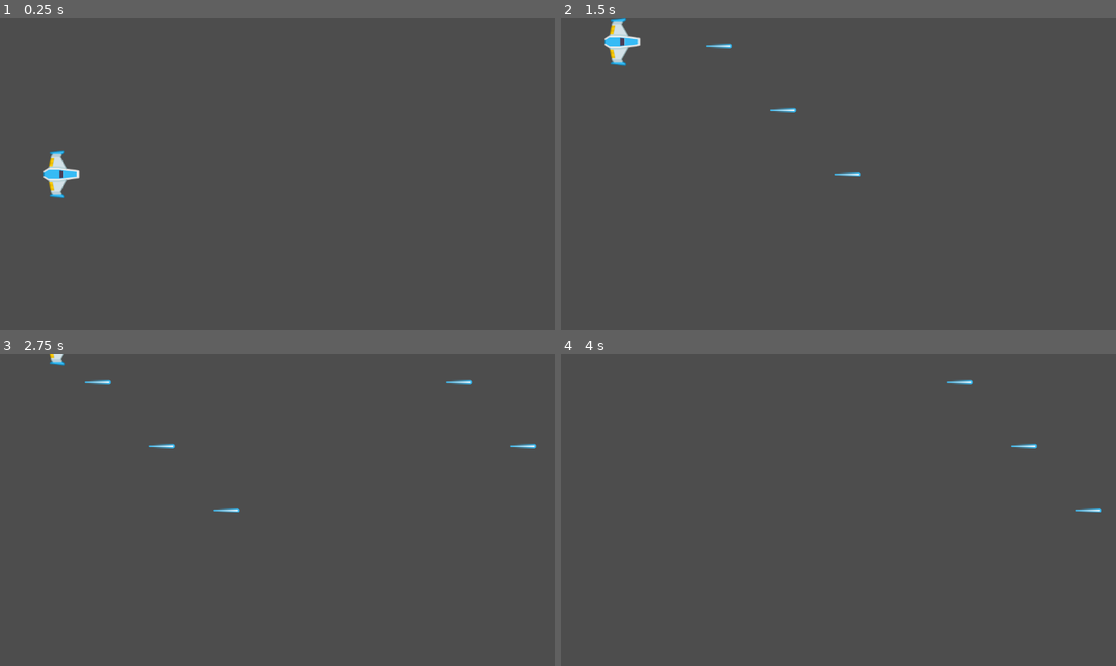
Above: before the commit, frames 1-4 (two rows, left to right).
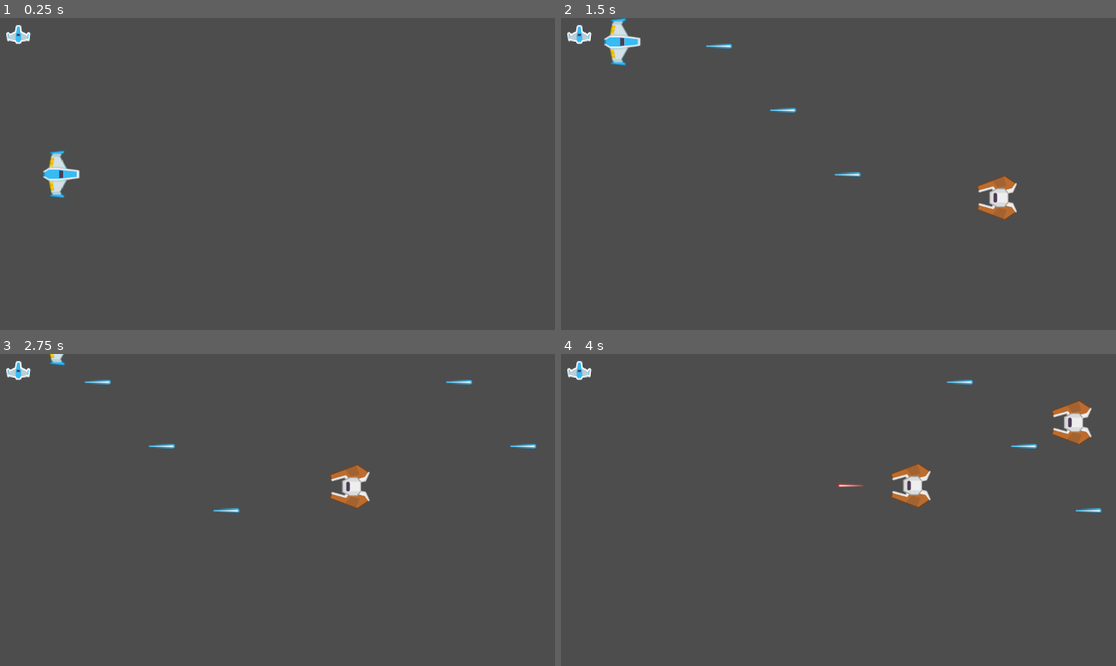
Above: after the commit, the same moments.

Repository: devlup-fsu/your-first-game-fall-2023
Game: Godot game, scene res://main.tscn
Same seed, same stepped clock (60 frames per second), same inputs: the game is played once before the commit and once after it.
Inputs:
- Up to frame 1 (0.25 s): no input
- Up to frame 2 (1.5 s): tap Enter at 0.5 s; hold Up (player_up) 0.53-1.28 s; hold Space (player_shoot) 0.53-1.28 s; hold Down (player_down) from 1.28 s (still down); tap Space (player_shoot) at 1.35 s
- Up to frame 3 (2.75 s): release Down (player_down) at 2.03 s; hold Up (player_up) from 2.03 s (still down); hold Space (player_shoot) from 2.03 s (still down)
- Up to frame 4 (4 s): release Space (player_shoot) at 2.78 s; tap Space (player_shoot) at 2.85 s; release Up (player_up) at 3.53 s; hold Down (player_down) from 3.53 s (still down); hold Space (player_shoot) from 3.53 s (still down)

The runs differ from the first frame. In frame 1, 0.2% of the frame differs, in the area x 1-6%, y 2-9%; in frame 2, 0.8%; in frame 3, 0.8%; in frame 4, 1.5%, in the area x 1-96%, y 2-50%.

Commit message:
Enemy, enemy spawning

Diff:
--- /dev/null
+++ b/enemy/enemy.gd
@@ -0,0 +1,43 @@
+extends CharacterBody2D
+
+const LASER_SCENE = preload("res://laser/enemy_laser.tscn")
+
+@export var MAX_HEALTH = 5
+
+var health = MAX_HEALTH
+
+@export var SPEED = 150.0
+@onready var spawn_goal = position.x - randi_range(300, 1000)
+
+var spawning = true
+var attacking = false
+var moving_up = randi() % 2
+
+func _physics_process(delta):
+    if spawning:
+        position.x = move_toward(position.x, spawn_goal, SPEED * 2 * delta)
+        if position.x == spawn_goal:
+            spawning = false
+    elif not attacking:
+        var move_goal = Globals.MAX_HEIGHT if moving_up else Globals.MIN_HEIGHT
+        position.y = move_toward(position.y, move_goal, SPEED * delta)
+        if position.y == Globals.MAX_HEIGHT:
+            moving_up = false
+        elif position.y == Globals.MIN_HEIGHT:
+            moving_up = true
+
+        if randi_range(0, 100) == 0:
+            attacking = true
+            $ShootDelay.start(1)
+            await $ShootDelay.timeout
+
+            Globals.spawn_laser(LASER_SCENE, global_position, -90)
+
+            $ShootDelay.start(1)
+            await $ShootDelay.timeout
+            attacking = false
+
+func damage():
+    health = health - 1
+    if health <= 0:
+        queue_free()
--- a/enemy/enemy.tscn
+++ b/enemy/enemy.tscn
@@ -1,8 +1,23 @@
-[gd_scene load_steps=2 format=3 uid="uid://b6xeuixe11bqt"]
+[gd_scene load_steps=4 format=3 uid="uid://b6xeuixe11bqt"]
 
 [ext_resource type="Texture2D" uid="uid://d1aci3ip8hvws" path="res://enemy/enemy.png" id="1_7tf10"]
+[ext_resource type="Script" path="res://enemy/enemy.gd" id="1_om0w1"]
+
+[sub_resource type="CapsuleShape2D" id="CapsuleShape2D_mcul1"]
+radius = 40.0
+height = 90.0
 
 [node name="enemy" type="CharacterBody2D"]
+collision_layer = 2
+collision_mask = 0
+script = ExtResource("1_om0w1")
 
 [node name="Sprite2D" type="Sprite2D" parent="."]
 texture = ExtResource("1_7tf10")
+
+[node name="CollisionShape2D" type="CollisionShape2D" parent="."]
+position = Vector2(4, 0)
+shape = SubResource("CapsuleShape2D_mcul1")
+
+[node name="ShootDelay" type="Timer" parent="."]
+one_shot = true
--- /dev/null
+++ b/enemy/enemy_spawner.gd
@@ -0,0 +1,11 @@
+extends Timer
+
+const ENEMY_SCENE = preload("res://enemy/enemy.tscn")
+
+func _physics_process(delta):
+    if is_stopped():
+        var enemy = ENEMY_SCENE.instantiate()
+        enemy.position.x = 1350
+        enemy.position.y = randi_range(Globals.MIN_HEIGHT, Globals.MAX_HEIGHT)
+        add_child(enemy)
+        start(3)
--- a/globals.gd
+++ b/globals.gd
@@ -1,4 +1,7 @@
 extends Node
+
+const MAX_HEIGHT = 80
+const MIN_HEIGHT = 648 - 80
 
 func spawn_laser(scene, global_pos, global_rot):
     var laser = scene.instantiate()
--- /dev/null
+++ b/laser/enemy_laser.tscn
@@ -0,0 +1,10 @@
+[gd_scene load_steps=3 format=3 uid="uid://jxmesb7b681x"]
+
+[ext_resource type="PackedScene" uid="uid://d2v85vh65ipu2" path="res://laser/laser.tscn" id="1_2b28j"]
+[ext_resource type="Texture2D" uid="uid://8hxslmgm1c1h" path="res://laser/laser_red.png" id="2_312q1"]
+
+[node name="laser" instance=ExtResource("1_2b28j")]
+collision_mask = 1
+
+[node name="Sprite2D" parent="." index="0"]
+texture = ExtResource("2_312q1")
--- a/laser/laser.gd
+++ b/laser/laser.gd
@@ -5,3 +5,10 @@
 
 func _physics_process(delta):
     position += Vector2.UP.rotated(rotation) * SPEED * delta
+
+
+func _on_body_entered(body):
+    if body.has_method("damage"):
+        body.damage()
+
+    queue_free()
--- a/laser/laser.tscn
+++ b/laser/laser.tscn
@@ -17,3 +17,5 @@
 [node name="CollisionShape2D" type="CollisionShape2D" parent="."]
 position = Vector2(-2.18557e-07, -12.5)
 shape = SubResource("RectangleShape2D_kd1qy")
+
+[connection signal="body_entered" from="." to="." method="_on_body_entered"]
--- a/main.tscn
+++ b/main.tscn
@@ -1,8 +1,29 @@
-[gd_scene load_steps=2 format=3 uid="uid://bsfejht3nypqx"]
+[gd_scene load_steps=4 format=3 uid="uid://bsfejht3nypqx"]
 
 [ext_resource type="PackedScene" uid="uid://cagjplpcr3e4n" path="res://player/player.tscn" id="1_2ycmw"]
+[ext_resource type="Script" path="res://enemy/enemy_spawner.gd" id="3_0s0ei"]
+[ext_resource type="Texture2D" uid="uid://210vceggvy2n" path="res://ui/player_life.png" id="3_d0kje"]
 
 [node name="main" type="Node2D"]
 
 [node name="player" parent="." instance=ExtResource("1_2ycmw")]
 position = Vector2(128, 325)
+
+[node name="EnemySpawner" type="Timer" parent="."]
+one_shot = true
+script = ExtResource("3_0s0ei")
+
+[node name="Control" type="Control" parent="."]
+layout_mode = 3
+anchors_preset = 0
+offset_right = 40.0
+offset_bottom = 40.0
+
+[node name="HealthBar" type="TextureRect" parent="Control"]
+layout_mode = 0
+offset_left = 10.0
+offset_top = 15.0
+offset_right = 66.9231
+offset_bottom = 55.0
+texture = ExtResource("3_d0kje")
+expand_mode = 3
